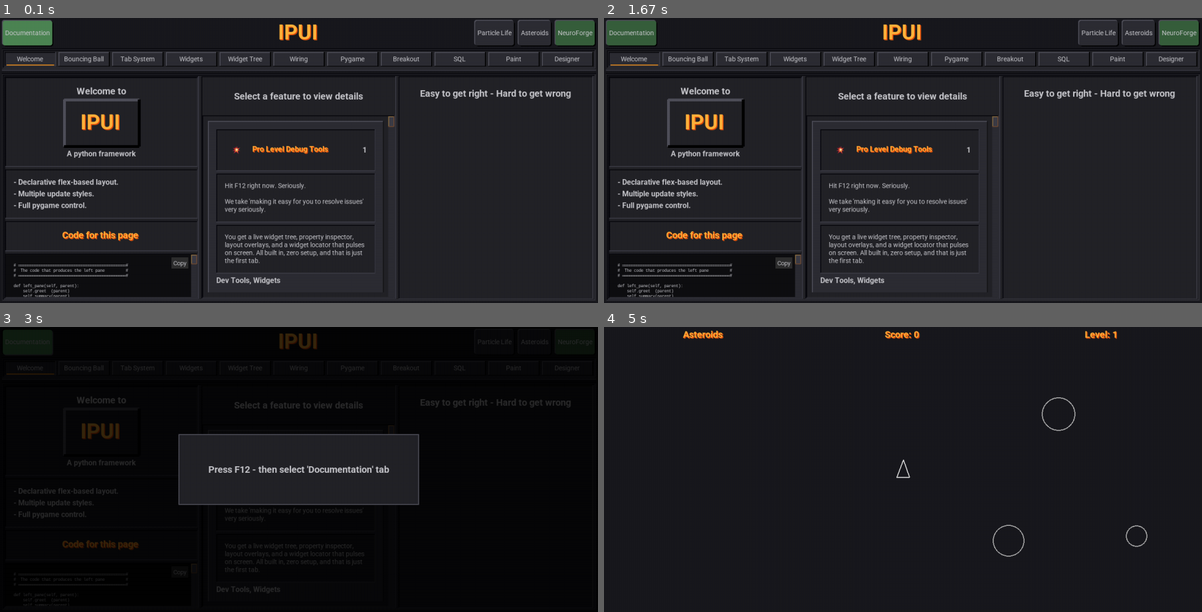
Above: before the commit, frames 1-4 (two rows, left to right).
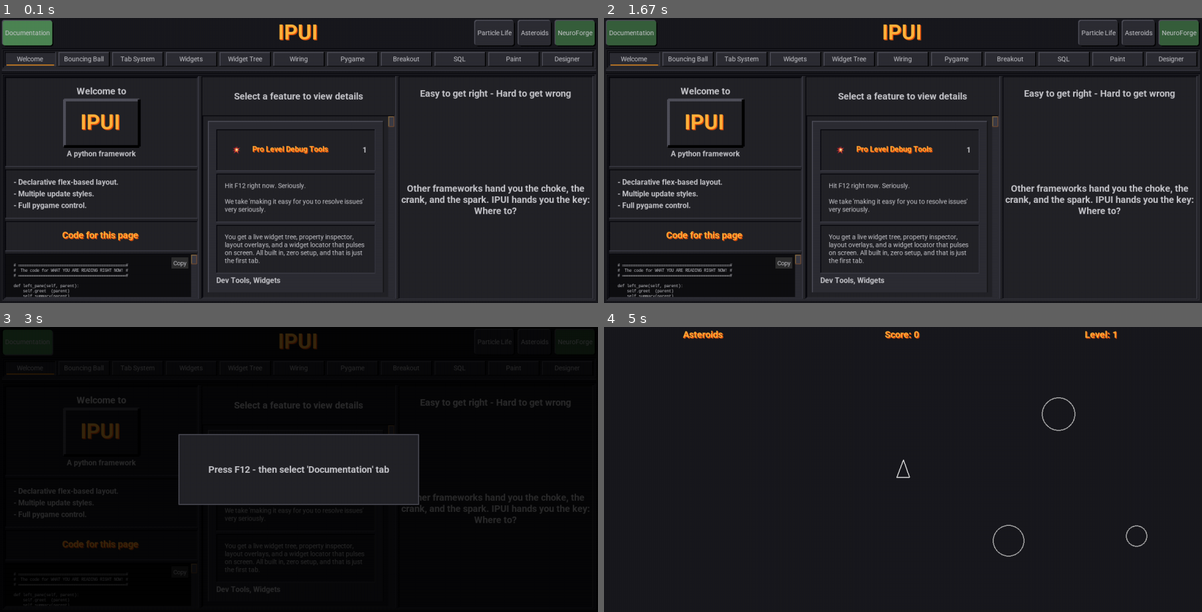
Above: after the commit, the same moments.

Repository: Oldwolfster/IPUI
Game: pygame game, started from main.py
Two runs of this game, one before a commit and one after it. Both use one fixed random seed, a clock stepped at 60 frames per second and the inputs below.
Inputs (mouse positions are in pixels of both pictures, inside the frame that each line leads up to):
- Up to frame 1 (0.1 s): no input
- Up to frame 2 (1.67 s): click (903, 32) at 1.38 s
- Up to frame 3 (3 s): click (29, 341) at 2.22 s
- Up to frame 4 (5 s): click (1028, 418) at 4.62 s; press the mouse at (1136, 341) at 4.93 s

The runs differ from the first frame. In frame 1, 1.0% of the frame differs, in the area x 7-99%, y 58-90%; in frame 2, 1.0%; in frame 3, 0.5%; in frame 4, nothing differs.

Commit message:
fixed packaging defects 2

Diff:
--- a/src/ipui/_forms/Showcase/Welcome.py
+++ b/src/ipui/_forms/Showcase/Welcome.py
@@ -5,7 +5,7 @@
     """Opening tab of showcase/documentation"""
 
     # ══════════════════════════════════════════════#
-    #  The code that produces the left pane         #
+    #  The code for WHAT YOU ARE READING RIGHT NOW! #
     # ══════════════════════════════════════════════#
 
     def left_pane(self, parent):
@@ -13,11 +13,15 @@
         self.summary(parent)
         self.code   (parent)
 
+
     def greet(self , parent):
         card        = Card(parent)
         Title       ( card, "Welcome to", text_align=CENTER)
         box         = Plate(card,text_align=CENTER,pad_x=30, border=6)
-        Banner      ( box, "IPUI", text_align=CENTER, glow=True, hug_parent=True) #shrink the box down to child size
+        Banner      ( box, "IPUI", text_align=CENTER, glow=True, hug_parent=True
+                    , on_click = lambda: self.form.show_modal
+                    ( "Easy to get right! Hard to get wrong!")
+                    )
         Heading     ( card, "A python framework", text_align=CENTER)
 
     def summary(self, parent):
@@ -691,3 +695,6 @@
     def detail(self, parent):
         Body(parent,"",name="IPUI Mantras")
         Title(parent, "Easy to get right - Hard to get wrong", text_align=CENTER)
+        Spacer(parent)
+        Title(parent, "Other frameworks hand you the choke, the crank, and the spark. IPUI hands you the key: Where to?", text_align=CENTER)
+        Spacer(parent)
Not shown, changed: README.md
Binary file changed: src/ipui/assets/images/showcase.png
